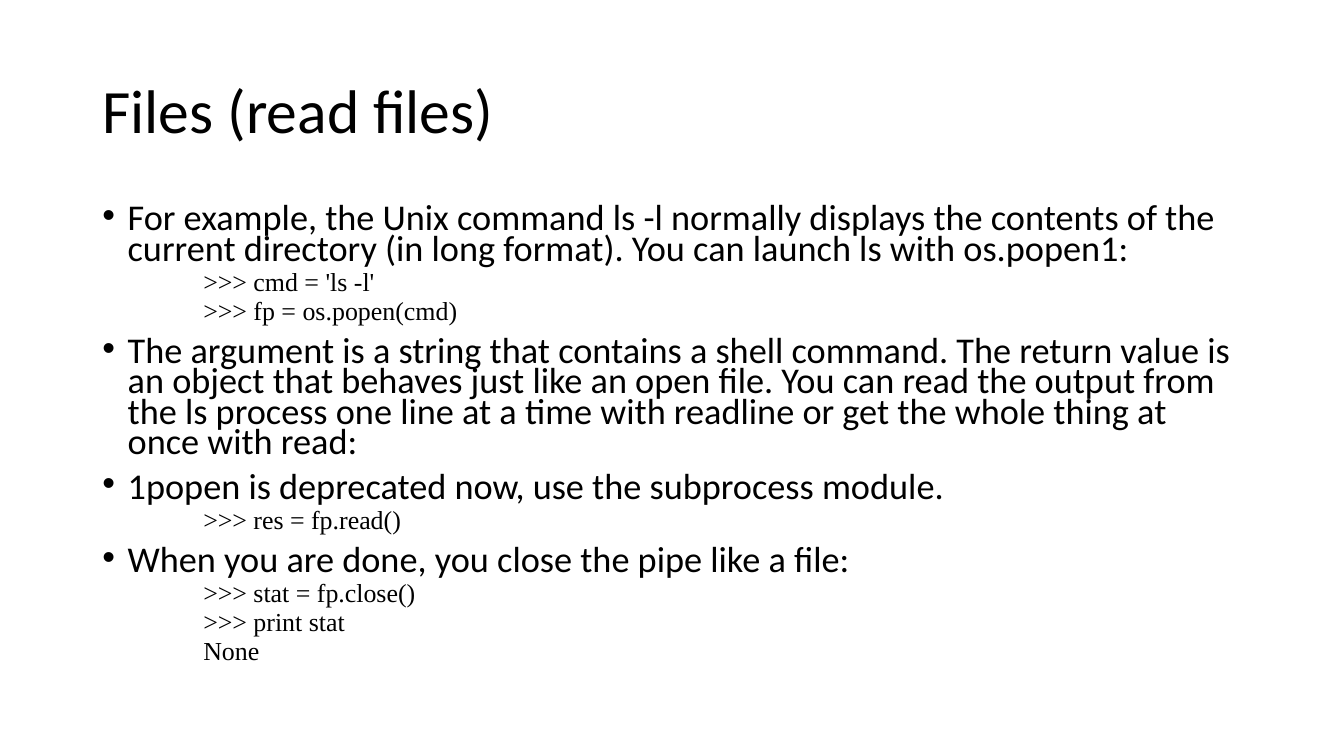
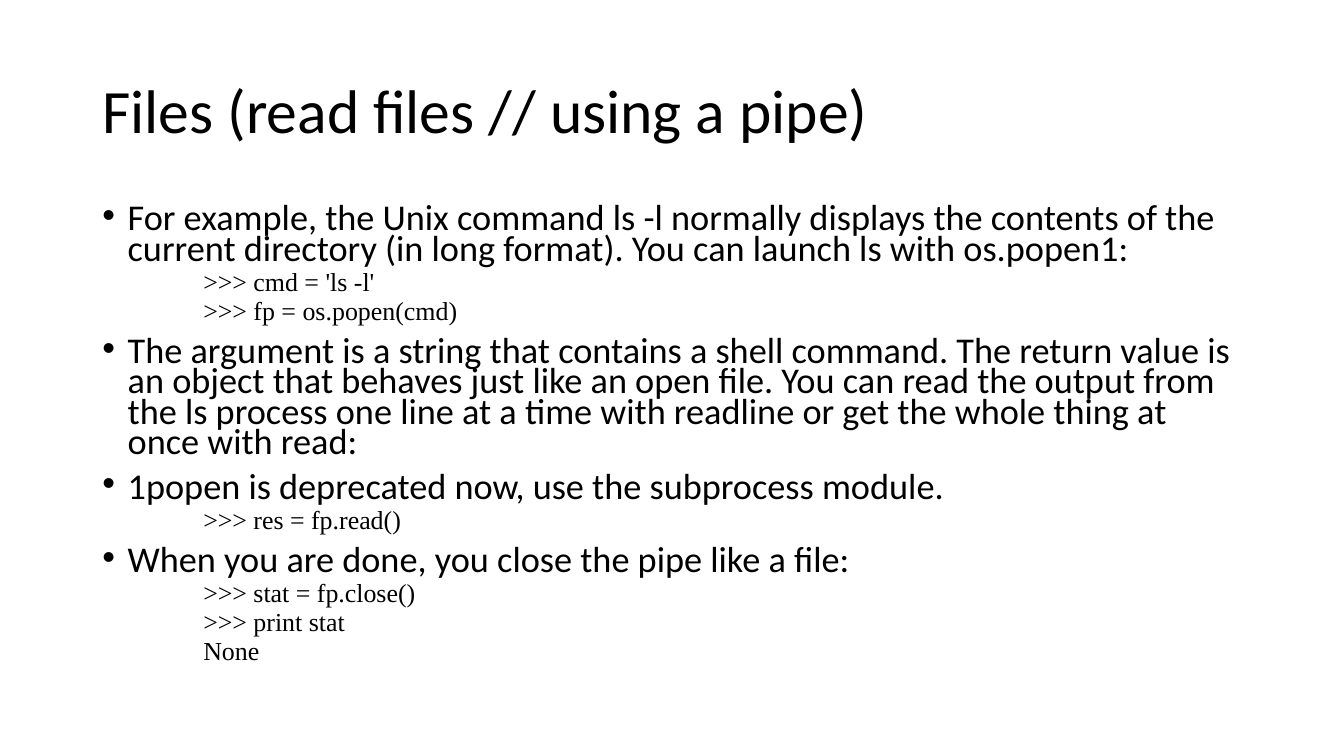
Before and after one commit to MobyAtTheo/PSG3, a slide deck: slide 14 of week05-ch9-15plus-pys.pptx. Drawn at 1344x756 pixels with LibreOffice and Linux fonts; fonts in the diff are those of the drawing. Boxes give left, top, right and bottom in pixels: in the first picture for what was removed or moved away, otherwise in the second. Text is boxed around its words. In the diff, an @@ line names an element or a change of style, - is before the commit and + after.

```diff
--- a/week05-ch9-15plus-pys.pptx
+++ b/week05-ch9-15plus-pys.pptx
@@ title at [102,88,867,144]: text changed @@
-Files (read files)
+Files (read files // using a pipe)
```
Also in this commit, not shown: 4 other slides changed, 3 slides added.
